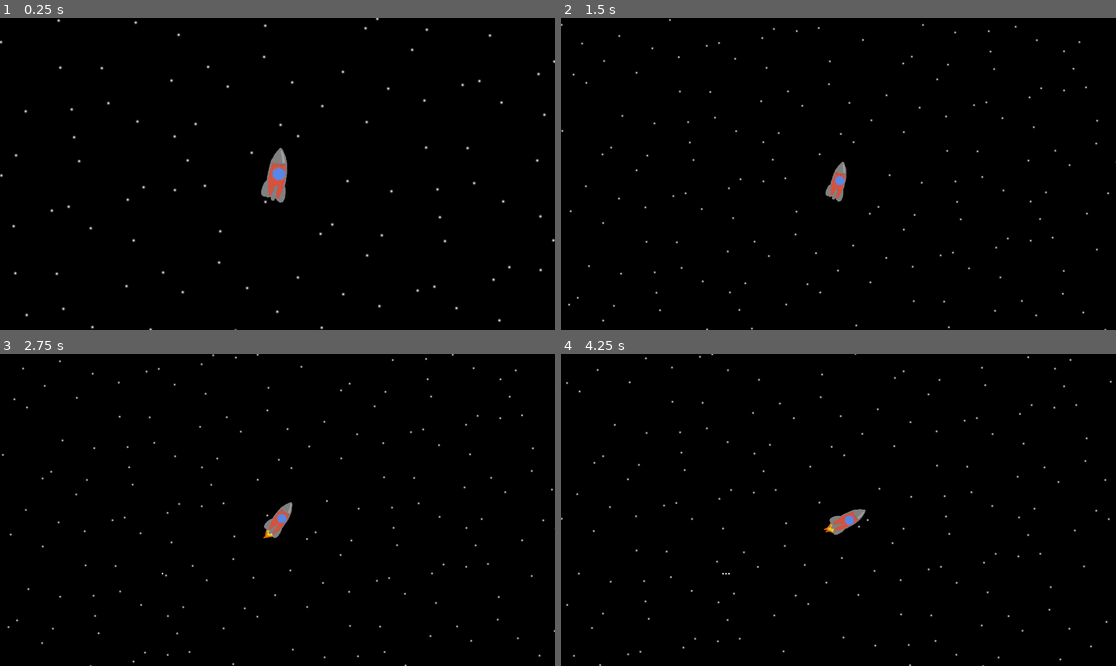
Above: before the commit, frames 1-4 (two rows, left to right).
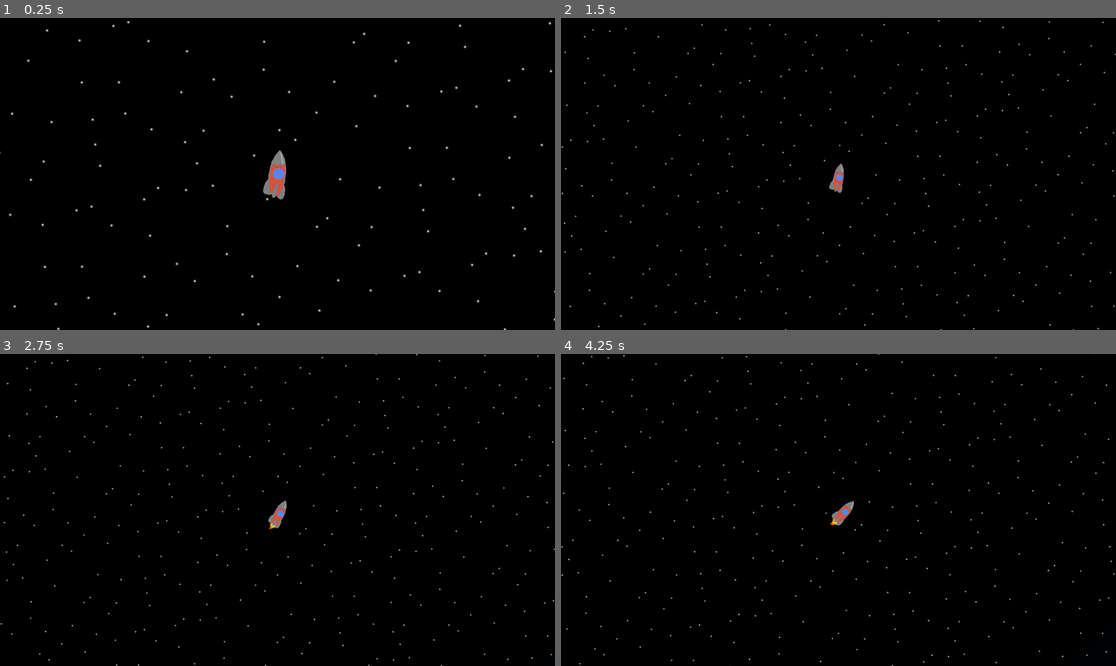
Above: after the commit, the same moments.

Repository: Casinii-it/empty-horizons
Game: Godot game, scene res://scenes/main.tscn
Two runs of this game, one before a commit and one after it. Both use one fixed random seed, a clock stepped at 60 frames per second and the inputs below.
Inputs:
- Up to frame 1 (0.25 s): no input
- Up to frame 2 (1.5 s): tap A (a) at 0.6 s; tap D (d) at 0.8, 1.35 s
- Up to frame 3 (2.75 s): tap W (w) at 1.55 s; hold W (w) from 2.03 s (still down); tap A (a) at 2.3 s
- Up to frame 4 (4.25 s): release W (w) at 2.78 s; tap A (a) at 2.85 s; tap D (d) at 3.05, 3.6 s; hold W (w) from 3.53 s (still down)

The runs differ from the first frame. In frame 1, 1.3% of the frame differs, in the area x 0-100%, y 0-100%; in frame 2, 1.3%; in frame 3, 1.4%; in frame 4, 1.5%.

Commit message:
final

Diff:
--- /dev/null
+++ b/godot/scenes/item.gd
@@ -0,0 +1,14 @@
+extends StaticBody2D
+
+
+# Called when the node enters the scene tree for the first time.
+func _ready() -> void:
+	pass # Replace with function body.
+
+
+# Called every frame. 'delta' is the elapsed time since the previous frame.
+func _process(delta: float) -> void:
+	pass
+
+func _on_body_entered(body:Node):
+	print(body, " entered")
--- a/godot/scenes/main.tscn
+++ b/godot/scenes/main.tscn
@@ -1,9 +1,9 @@
-[gd_scene load_steps=24 format=3 uid="uid://bks0y33pbd03m"]
+[gd_scene load_steps=28 format=3 uid="uid://bks0y33pbd03m"]
 
 [ext_resource type="Script" uid="uid://cfjtfulhaf46v" path="res://scripts/physics_controller.gd" id="1_o5qli"]
 [ext_resource type="PackedScene" uid="uid://b3fld2hp0n346" path="res://scenes/player.tscn" id="2_jyhfs"]
 [ext_resource type="Script" uid="uid://ca0cwal3ecipc" path="res://scenes/office.gd" id="3_yc10j"]
-[ext_resource type="Texture2D" uid="uid://xt4ni4blyows" path="res://assets/grapple ring.svg" id="4_jyhfs"]
+[ext_resource type="Texture2D" uid="uid://dv0oouxmlqyvq" path="res://assets/office/office.png" id="5_jscy8"]
 [ext_resource type="Texture2D" uid="uid://c7s4xfcgb27da" path="res://assets/New Project.png" id="5_tbgi4"]
 [ext_resource type="Texture2D" uid="uid://b1t1f7okh117r" path="res://assets/falmland/mother_farm.png" id="6_jkv2x"]
 [ext_resource type="Texture2D" uid="uid://c0enckbyj0a2u" path="res://assets/atmosphere.png" id="6_tefeu"]
@@ -13,14 +13,18 @@
 [ext_resource type="AudioStream" uid="uid://df2or0t4jciqt" path="res://assets/the_glorch/glorch_music.mp3" id="7_85g3d"]
 [ext_resource type="Texture2D" uid="uid://c8rutc4htqnyy" path="res://assets/the_glorch/glorch_house.png" id="7_a8y0u"]
 [ext_resource type="Script" uid="uid://6qtttka6omse" path="res://scripts/intro.gd" id="7_o6xl0"]
+[ext_resource type="Texture2D" uid="uid://17p171xpu5n6" path="res://assets/office/office_laptop.png" id="7_y6deb"]
 [ext_resource type="Texture2D" uid="uid://bea2mfn8mocq2" path="res://assets/falmland/hay.png" id="8_gqmmt"]
 [ext_resource type="Texture2D" uid="uid://ccyo2mbu3ng3p" path="res://assets/the_glorch/glorch_monitor.png" id="8_jkv2x"]
+[ext_resource type="Texture2D" uid="uid://ccuwkqsa40kkx" path="res://assets/arrow.png" id="8_og1vs"]
 [ext_resource type="Texture2D" uid="uid://bg0xhd7v05m4e" path="res://assets/falmland/house.png" id="9_yc10j"]
 [ext_resource type="Script" uid="uid://ci7seqquahlaf" path="res://scenes/glorch.gd" id="10_gqmmt"]
 [ext_resource type="Texture2D" uid="uid://8m2fvmgia6or" path="res://assets/the_glorch/glorch_pc.png" id="10_jbj1t"]
 [ext_resource type="Texture2D" uid="uid://csod1uluy3act" path="res://assets/the_glorch/glorch_tree.png" id="11_muem4"]
 [ext_resource type="Texture2D" uid="uid://bfa0mhobr348b" path="res://assets/the_glorch/glorch_motherboard.png" id="14_dp3eg"]
+[ext_resource type="Texture2D" uid="uid://ctwcmx13qa6np" path="res://assets/worm_hole.png" id="18_pm3ni"]
 [ext_resource type="Texture2D" uid="uid://bk3p7tu8n3k3s" path="res://assets/falmland/shovel.png" id="19_jscy8"]
+[ext_resource type="Script" uid="uid://bhoheb26l48kv" path="res://scenes/item.gd" id="21_pm3ni"]
 
 [sub_resource type="CircleShape2D" id="CircleShape2D_o5qli"]
 
@@ -43,6 +47,11 @@
 [node name="PhysicsController" type="Node" parent="."]
 script = ExtResource("1_o5qli")
 
+[node name="wormhole" type="Sprite2D" parent="."]
+position = Vector2(833, 13409)
+scale = Vector2(4.5240397, 4.5240397)
+texture = ExtResource("18_pm3ni")
+
 [node name="Planets" type="Node" parent="."]
 
 [node name="Office" type="StaticBody2D" parent="Planets"]
@@ -61,7 +70,43 @@
 texture = ExtResource("6_tefeu")
 
 [node name="Sprite2D" type="Sprite2D" parent="Planets/Office"]
-texture = ExtResource("4_jyhfs")
+scale = Vector2(1.5195062, 1.5195062)
+texture = ExtResource("5_jscy8")
+
+[node name="Sprite2D3" type="Sprite2D" parent="Planets/Office"]
+position = Vector2(-18.142927, -319.57147)
+scale = Vector2(0.056412727, 0.056412727)
+texture = ExtResource("7_y6deb")
+
+[node name="Sprite2D4" type="Sprite2D" parent="Planets/Office"]
+position = Vector2(167.9999, 267.99994)
+rotation = 1.0421834
+scale = Vector2(0.2668162, 0.2668162)
+texture = ExtResource("8_og1vs")
+
+[node name="Sprite2D5" type="Sprite2D" parent="Planets/Office"]
+position = Vector2(409.28574, 596.71423)
+rotation = 4.100216
+scale = Vector2(0.2668162, 0.2668162)
+texture = ExtResource("8_og1vs")
+
+[node name="Sprite2D6" type="Sprite2D" parent="Planets/Office"]
+position = Vector2(-215.00015, 135.14287)
+rotation = 2.6891828
+scale = Vector2(0.2668162, 0.2668162)
+texture = ExtResource("8_og1vs")
+
+[node name="Sprite2D7" type="Sprite2D" parent="Planets/Office"]
+position = Vector2(-842.28577, 388.57144)
+rotation = 5.7285624
+scale = Vector2(0.2668162, 0.2668162)
+texture = ExtResource("8_og1vs")
+
+[node name="Sprite2D8" type="Sprite2D" parent="Planets/Office"]
+position = Vector2(-967.57153, 976.4286)
+rotation = 7.3386145
+scale = Vector2(0.2668162, 0.2668162)
+texture = ExtResource("8_og1vs")
 
 [node name="Farm" type="StaticBody2D" parent="Planets"]
 position = Vector2(-4527, 6364)
@@ -157,8 +202,8 @@
 texture = ExtResource("9_yc10j")
 
 [node name="Glorch" type="StaticBody2D" parent="Planets"]
-position = Vector2(7782.998, 7622.0005)
-scale = Vector2(1.8672848, 2)
+position = Vector2(7481, 8899)
+scale = Vector2(2, 2)
 script = ExtResource("10_gqmmt")
 mass = 1.30702036854776e+15
 
@@ -257,9 +302,10 @@
 [node name="Items" type="Node" parent="."]
 
 [node name="StaticBody2D" type="StaticBody2D" parent="Items"]
-position = Vector2(7968.0005, 9218.001)
+position = Vector2(7670.001, 10623)
 rotation = 0.84086406
 scale = Vector2(9.907205, 9.907205)
+script = ExtResource("21_pm3ni")
 
 [node name="Sprite2D" type="Sprite2D" parent="Items/StaticBody2D"]
 scale = Vector2(0.08853093, 0.08853093)
@@ -269,7 +315,7 @@
 shape = SubResource("RectangleShape2D_0ld40")
 
 [node name="StaticBody2D2" type="StaticBody2D" parent="Items"]
-position = Vector2(-7545, 6493)
+position = Vector2(-7545.0005, 6493)
 rotation = 5.1695147
 scale = Vector2(6.987407, 6.987407)
 
@@ -282,3 +328,8 @@
 position = Vector2(4.41098, -18.40161)
 scale = Vector2(0.08916494, 0.08916494)
 texture = ExtResource("19_jscy8")
+
+[node name="Sprite2D4" type="Sprite2D" parent="Items"]
+position = Vector2(4237.001, 510.00195)
+scale = Vector2(0.056412727, 0.056412727)
+texture = ExtResource("7_y6deb")
--- a/godot/scenes/player.tscn
+++ b/godot/scenes/player.tscn
@@ -50,6 +50,8 @@
 autowrap_mode = 0
 
 [node name="RigidBody2D" type="RigidBody2D" parent="."]
+contact_monitor = true
+max_contacts_reported = 50
 script = ExtResource("1_g2els")
 
 [node name="Sprite2D" type="Sprite2D" parent="RigidBody2D"]
@@ -70,7 +72,7 @@
 position = Vector2(0, 13)
 scale = Vector2(0.3, 0.3)
 sprite_frames = SubResource("SpriteFrames_fjrip")
-frame_progress = 0.6515911
+frame_progress = 0.26749772
 
 [node name="CollisionPolygon2D" type="CollisionPolygon2D" parent="RigidBody2D"]
 position = Vector2(-1, 13)
--- a/godot/scripts/movement.gd
+++ b/godot/scripts/movement.gd
@@ -3,6 +3,8 @@
 const ACCELERATION = 10000
 const ROTATIONAL_SPEED = 140
 
+var items_collected = 0
+var win = false
 @export var cutscene = true
 
 func vector_to_radians(vector):
@@ -17,7 +19,7 @@
 	for planet in get_node("/root/Node/Planets").get_children():
 		var distance_squared = planet.position.distance_to(position)
 		gravity_vec += (planet.position - position).normalized() * (G*planet.mass/distance_squared)
-	return gravity_vec * delta * 4000
+	return gravity_vec * delta * 3000
 
 
 func _ready() -> void:
@@ -55,3 +57,18 @@
 		get_node("RCS").stream_paused = false
 	else:
 		get_node("RCS").stream_paused = true
+
+
+	for item in get_node("/root/Node/Items").get_children():
+		print(position.distance_to(item.position))
+		print(items_collected)
+		win = true
+		if position.distance_to(item.position) < 500:
+			if item.position.distance_to(position) < 1000000000:
+				win = false
+			item.visible = false
+			items_collected += 1
+			item.position = Vector2(99999999999999,99999999999999)
+
+	if position.distance_to(get_node("/root/Node/wormhole").position) < 1000 and win:
+		position = Vector2(100000,100000)
--- a/godot/scripts/story_controller.gd
+++ b/godot/scripts/story_controller.gd
@@ -20,7 +20,7 @@
 	clear_thoughts()
 	get_node("../RigidBody2D").cutscene = true
 
-	await get_tree().create_timer(1).timeout
+	await get_tree().create_timer(25).timeout
 	get_node("../RigidBody2D").cutscene = false
 
 	change_thoughts("....", 4)
Not shown, added: godot/assets/office/airpods.png.import
Not shown, added: godot/assets/office/chair.png.import
Not shown, added: godot/assets/office/chair_v2.png.import
Not shown, added: godot/assets/office/office.png.import
Not shown, added: godot/assets/office/office_laptop.png.import
Not shown, added: godot/assets/office/office_v2.png.import
Not shown, added: godot/assets/office/yellow.png.import
Not shown, added: godot/assets/win.png.import
Not shown, added: godot/assets/worm_hole.png.import
Not shown, added: godot/export_presets.cfg
Not shown, added: godot/scenes/item.gd.uid
Not shown, added: FINAL.zip
(and 3 more such lines)
